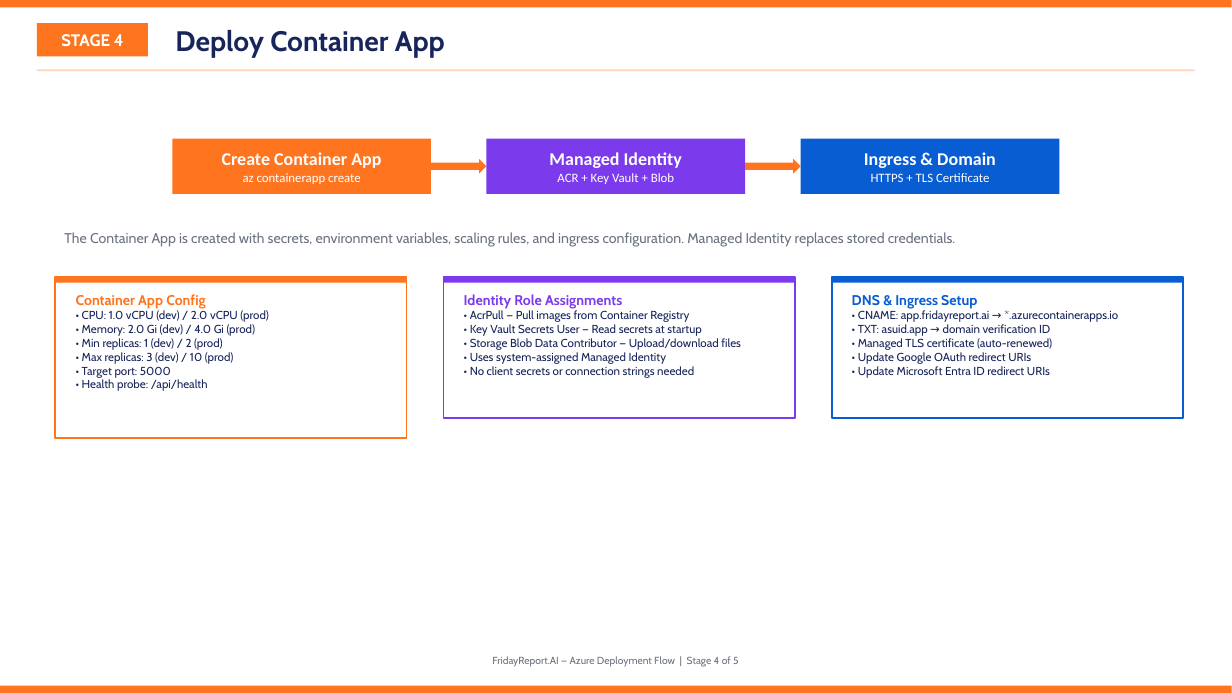
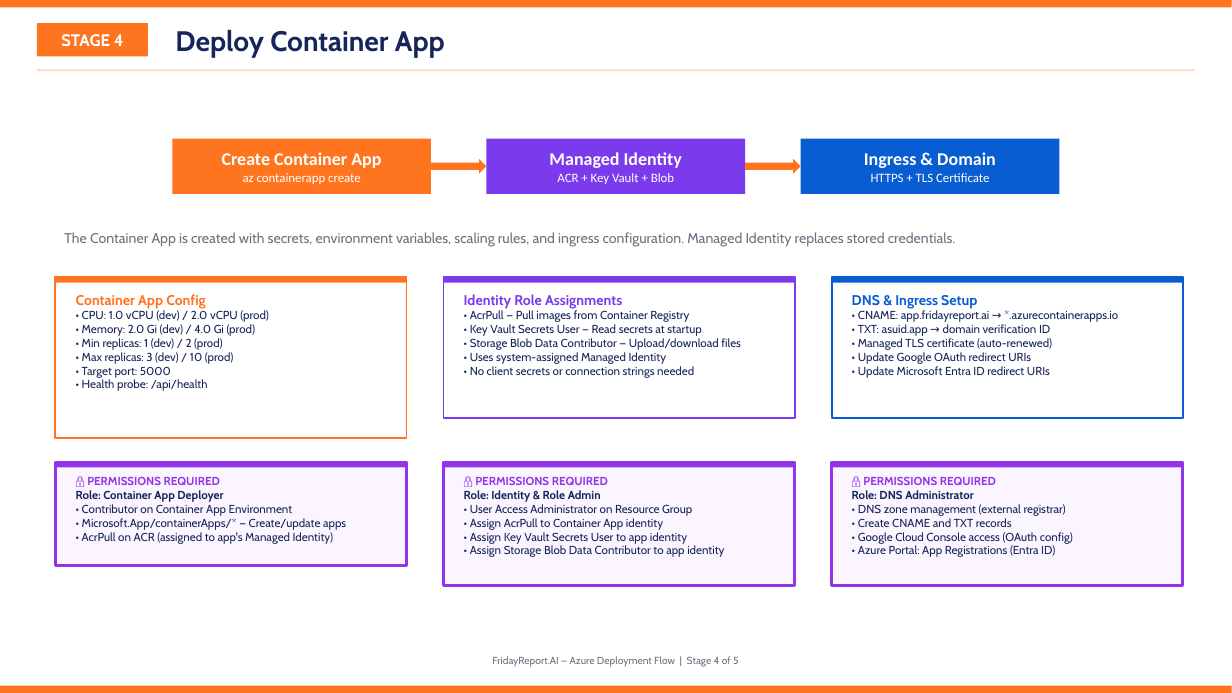
Before and after one commit to andrealvesTIG/KrugerDEV, a slide deck: slide 5 of FridayReportAI_Azure_Deployment_Flow.pptx. Drawn at 1232x693 pixels with LibreOffice and Linux fonts; fonts in the diff are those of the drawing. Boxes give left, top, right and bottom in pixels: in the first picture for what was removed or moved away, otherwise in the second. Text is boxed around its words. In the diff, an @@ line names an element or a change of style, - is before the commit and + after.

```diff
--- a/FridayReportAI_Azure_Deployment_Flow.pptx
+++ b/FridayReportAI_Azure_Deployment_Flow.pptx
@@ rectangle added at bbox=[55, 462, 407, 566], fill #FAF5FF, outline #9333EA 2 pt @@
@@ rectangle added at bbox=[55, 462, 407, 468], fill #9333EA @@
@@ text added at bbox=[76, 477, 346, 544], 9 pt, text #17255A @@
+🔒 PERMISSIONS REQUIRED
+Role: Container App Deployer
+• Contributor on Container App Environment
+• Microsoft.App/containerApps/* — Create/update apps
+• AcrPull on ACR (assigned to app's Managed Identity)
@@ rectangle added at bbox=[444, 462, 795, 586], fill #FAF5FF, outline #9333EA 2 pt @@
@@ rectangle added at bbox=[444, 462, 795, 468], fill #9333EA @@
@@ text added at bbox=[464, 477, 724, 557], 9 pt, text #17255A @@
+🔒 PERMISSIONS REQUIRED
+Role: Identity & Role Admin
+• User Access Administrator on Resource Group
+• Assign AcrPull to Container App identity
+• Assign Key Vault Secrets User to app identity
+• Assign Storage Blob Data Contributor to app identity
@@ rectangle added at bbox=[832, 462, 1183, 586], fill #FAF5FF, outline #9333EA 2 pt @@
@@ rectangle added at bbox=[832, 462, 1183, 468], fill #9333EA @@
@@ text added at bbox=[852, 477, 1073, 557], 9 pt, text #17255A @@
+🔒 PERMISSIONS REQUIRED
+Role: DNS Administrator
+• DNS zone management (external registrar)
+• Create CNAME and TXT records
+• Google Cloud Console access (OAuth config)
+• Azure Portal: App Registrations (Entra ID)
```
Also in this commit, not shown: 4 other slides changed, 2 other files.
